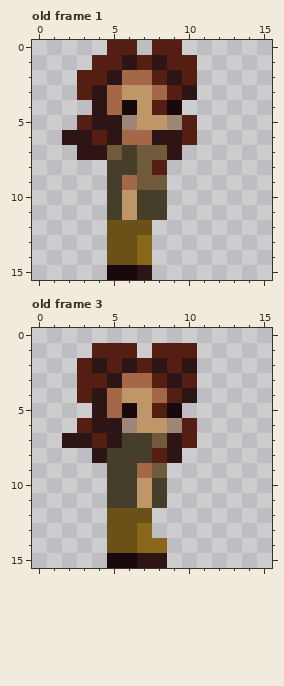
Pixel-art file -- Alzey2025/Assets/Sprites/raw/player.animation.aseprite. Above: the version before the commit.
16x16 pixels, 14 frames. Shown: old frame 1, old frame 3. The commit also changed other frames, which this record leaves out.
The result:
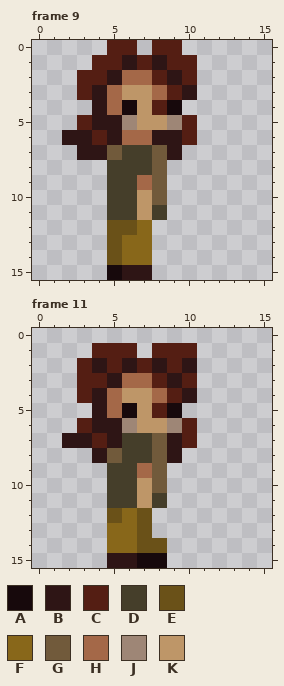
Palette (. is transparent): A #17090c  B #2e1515  C #541e13  D #453e2a  E #6a5118  F #88671a  G #715a3b  H #a46848  J #9e8676  K #be9668
A new or re-ordered frame is compared with the old frame closest to it.
The edit:
frames re-ordered
Frame 9 against old frame 1, layer "Layer 1":
Colour B replaces colour A in row 15 at x 6.
Colour D replaces colour G in rows 7 to 8 at x 7.
Colour D replaces colour H in row 9 at x 6.
Colour D replaces colour K in rows 10 to 11 at x 6.
Colour F replaces colour E in row 12 at x 7; in rows 13 to 14 at x 6.
Colour G replaces colour C in row 8 at x 8.
Colour G replaces colour D in row 10 at x 8.
Colour H replaces colour G in row 9 at x 7.
Colour K replaces colour D in rows 10 to 11 at x 7.
Frame 11 against old frame 3, layer "Layer 1":
Colour A replaces colour B in row 15 at x 7 to 8.
Colour B replaces colour A in row 15 at x 5 to 6.
Colour E replaces colour F in row 13 at x 7; in row 14 at x 7 to 8.
Colour F replaces colour E in row 12 at x 6; in rows 13 to 14 at x 5 to 6.
Colour G replaces colour C in row 8 at x 8.
Colour G replaces colour D in row 8 at x 5; in row 10 at x 8.
Changed places in both pictures, as pixel boxes (x1, y1, x2, y2):
changed: (122, 145, 167, 280)
changed: (107, 448, 167, 568)
